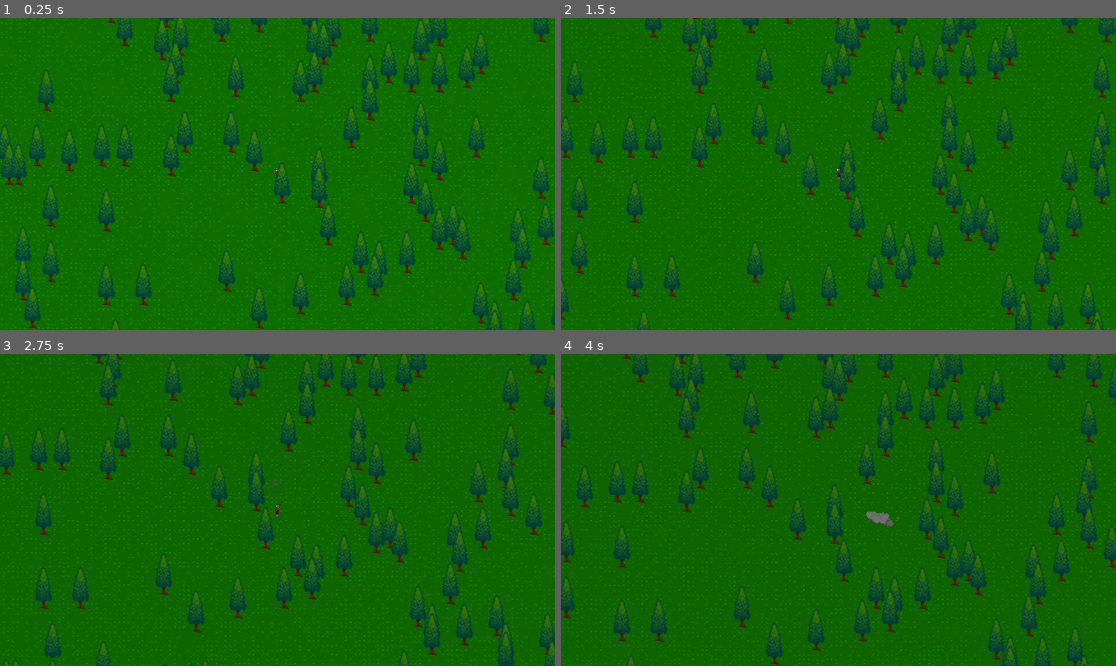
Above: before the commit, frames 1-4 (two rows, left to right).
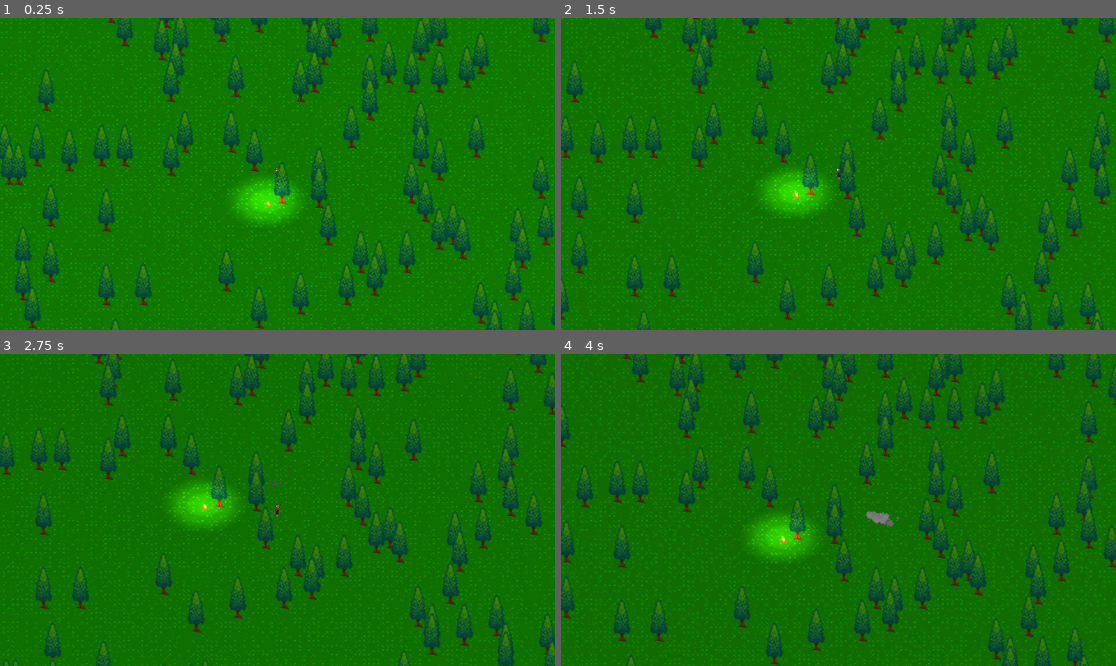
Above: after the commit, the same moments.

Repository: Mesiow/Amnesia
Game: Godot game, scene res://World/Scenes/World.tscn
The game is run twice, just before and just after one commit, with the same random seed, the same clock (stepped at 60 frames per second) and the same inputs. Sound files missing from this copy of the repository are replaced by a short silence.
Inputs (mouse positions are in pixels of both pictures, inside the frame that each line leads up to):
- Up to frame 1 (0.25 s): no input
- Up to frame 2 (1.5 s): tap Enter at 0.5 s; move the mouse to (960, 158) at 0.52 s; press the mouse at (960, 158) at 0.53 s; hold D (right) 0.53-1.28 s; move the mouse to (727, 189) at 1.27 s; release the mouse at (727, 189) at 1.28 s; hold S (down) from 1.28 s (still down); click (727, 189) at 1.35 s
- Up to frame 3 (2.75 s): move the mouse to (333, 441) at 2.02 s; release S (down) at 2.03 s; press the mouse at (333, 441) at 2.03 s; hold D (right) from 2.03 s (still down)
- Up to frame 4 (4 s): move the mouse to (810, 572) at 2.77 s; release D (right) at 2.78 s; release the mouse at (810, 572) at 2.78 s; hold W (up) 2.78-3.53 s; click (810, 572) at 2.85 s; move the mouse to (1005, 556) at 3.52 s; press the mouse at (1005, 556) at 3.53 s; hold A (left) from 3.53 s (still down)

The runs differ from the first frame. In frame 1, 1.7% of the frame differs, in the area x 41-55%, y 50-68%; in frame 2, 1.6%; in frame 3, 1.6%; in frame 4, 1.6%.

Commit message:
added simple firepit

Diff:
--- a/Environment/Scenes/DayNightCycle.tscn
+++ b/Environment/Scenes/DayNightCycle.tscn
@@ -22,11 +22,13 @@
 script = ExtResource( 1 )
 
 [node name="CanvasLayer" type="CanvasLayer" parent="."]
+layer = 0
 
 [node name="ColorRect" type="ColorRect" parent="CanvasLayer"]
 margin_right = 1920.0
 margin_bottom = 1080.0
-color = Color( 0.0705882, 0.0705882, 0.0705882, 0.72549 )
+color = Color( 0.785156, 0.779022, 0.779022, 0 )
 
 [node name="Cycle" type="AnimationPlayer" parent="CanvasLayer"]
 anims/NightTransition = SubResource( 1 )
+[connection signal="animation_finished" from="CanvasLayer/Cycle" to="." method="_on_Cycle_animation_finished"]
--- /dev/null
+++ b/Environment/Scenes/Firepit.tscn
@@ -0,0 +1,34 @@
+[gd_scene load_steps=4 format=2]
+
+[ext_resource path="res://Environment/Sprites/firepit.png" type="Texture" id=1]
+[ext_resource path="res://Environment/Scenes/torch.tscn" type="PackedScene" id=2]
+[ext_resource path="res://Environment/Sprites/light.png" type="Texture" id=3]
+
+[node name="Firepit" type="Node2D"]
+z_index = 1
+__meta__ = {
+"_edit_group_": true
+}
+
+[node name="Sprite" type="Sprite" parent="."]
+texture = ExtResource( 1 )
+
+[node name="torch" parent="." instance=ExtResource( 2 )]
+editor/display_folded = true
+position = Vector2( -0.14989, 7.79429 )
+scale = Vector2( 3, 3 )
+
+[node name="Particles2D3" parent="torch" index="0"]
+amount = 30
+
+[node name="Particles2D2" parent="torch" index="3"]
+amount = 20
+
+[node name="Light" type="Light2D" parent="."]
+scale = Vector2( 0.3, 0.2 )
+texture = ExtResource( 3 )
+color = Color( 0.941176, 0.392157, 0.0627451, 1 )
+energy = 1.5
+shadow_enabled = true
+
+[editable path="torch"]
--- /dev/null
+++ b/Environment/Scenes/torch.tscn
@@ -0,0 +1,151 @@
+[gd_scene load_steps=21 format=2]
+
+[sub_resource type="CanvasItemMaterial" id=1]
+blend_mode = 1
+
+[sub_resource type="Gradient" id=2]
+offsets = PoolRealArray( 0, 0.183432, 0.550296, 0.810651, 0.816568, 1 )
+colors = PoolColorArray( 0.105469, 0.0997009, 0.0997009, 0.0773333, 0.119291, 0.112435, 0.112435, 0.447529, 0.128815, 0.121209, 0.121209, 0.585647, 0.146635, 0.137626, 0.137626, 0.651961, 0.144205, 0.135387, 0.135387, 0.475137, 0.15625, 0.146484, 0.146484, 0.0276078 )
+
+[sub_resource type="GradientTexture" id=3]
+gradient = SubResource( 2 )
+
+[sub_resource type="Curve" id=4]
+min_value = -1.0
+_data = [ Vector2( 0, 1 ), 0.0, 0.0, 0, 0, Vector2( 1, 0.150391 ), 0.0, 0.0, 0, 0 ]
+
+[sub_resource type="CurveTexture" id=5]
+curve = SubResource( 4 )
+
+[sub_resource type="Curve" id=6]
+_data = [ Vector2( 0, 0.897461 ), 0.0, -1.58708, 0, 0, Vector2( 1, 0.5 ), 0.0, 0.0, 0, 0 ]
+
+[sub_resource type="CurveTexture" id=7]
+curve = SubResource( 6 )
+
+[sub_resource type="ParticlesMaterial" id=8]
+emission_shape = 1
+emission_sphere_radius = 1.15
+flag_disable_z = true
+spread = 180.0
+gravity = Vector3( 0, -30, 0 )
+angular_velocity = 0.0
+orbit_velocity = 0.2
+orbit_velocity_random = 1.0
+orbit_velocity_curve = SubResource( 5 )
+scale = 1.53
+scale_random = 0.71
+scale_curve = SubResource( 7 )
+color_ramp = SubResource( 3 )
+
+[sub_resource type="Gradient" id=9]
+offsets = PoolRealArray( 0, 0.130178, 0.426035, 0.710059, 0.846154, 1 )
+colors = PoolColorArray( 1, 0.817352, 0.332031, 0.707176, 0.902344, 0.296853, 0.0599213, 1, 0.914063, 0.159225, 0.0357056, 1, 0.953125, 0.193836, 0.0186157, 0.801137, 1, 0.11026, 0.0429688, 0.580118, 0.164063, 0.0681374, 0.0608826, 0.232039 )
+
+[sub_resource type="GradientTexture" id=10]
+gradient = SubResource( 9 )
+
+[sub_resource type="ParticlesMaterial" id=11]
+emission_shape = 1
+emission_sphere_radius = 1.15
+flag_disable_z = true
+spread = 180.0
+gravity = Vector3( 0, -30, 0 )
+angular_velocity = 0.0
+orbit_velocity = 0.42
+orbit_velocity_random = 1.0
+orbit_velocity_curve = SubResource( 5 )
+scale = 0.93
+scale_random = 0.3
+scale_curve = SubResource( 7 )
+color_ramp = SubResource( 10 )
+
+[sub_resource type="Environment" id=12]
+background_mode = 4
+ambient_light_energy = 0.0
+glow_enabled = true
+glow_levels/1 = true
+glow_levels/3 = false
+glow_levels/5 = false
+glow_intensity = 0.5
+glow_strength = 0.67
+glow_bloom = 0.09
+glow_blend_mode = 0
+
+[sub_resource type="CanvasItemMaterial" id=13]
+blend_mode = 1
+
+[sub_resource type="Gradient" id=14]
+offsets = PoolRealArray( 0, 0.236686, 0.485207, 0.656805, 0.786982, 1 )
+colors = PoolColorArray( 1, 0.817352, 0.332031, 0.287294, 0.960938, 0.523695, 0.172668, 0.762431, 0.902344, 0.296853, 0.0599213, 1, 0.816406, 0.155667, 0.00318909, 0.878431, 0.855469, 0.117951, 0.02005, 0.762431, 0.164063, 0.0681374, 0.0608826, 0.232039 )
+
+[sub_resource type="GradientTexture" id=15]
+gradient = SubResource( 14 )
+
+[sub_resource type="Curve" id=16]
+min_value = -2.0
+max_value = 2.0
+_data = [ Vector2( 0, 0 ), 0.0, 0.0, 0, 0, Vector2( 0.26421, 1.58984 ), 0.0, 0.0, 0, 0, Vector2( 0.682034, -0.601563 ), 0.0, 0.0, 0, 0, Vector2( 0.99357, 0.0859375 ), 0.0, 0.0, 0, 0 ]
+
+[sub_resource type="CurveTexture" id=17]
+curve = SubResource( 16 )
+
+[sub_resource type="Gradient" id=18]
+colors = PoolColorArray( 0.894531, 0.894531, 0.894531, 1, 1, 0.915436, 0.363281, 1 )
+
+[sub_resource type="GradientTexture" id=19]
+gradient = SubResource( 18 )
+
+[sub_resource type="ParticlesMaterial" id=20]
+trail_color_modifier = SubResource( 19 )
+emission_shape = 1
+emission_sphere_radius = 1.5
+flag_disable_z = true
+spread = 180.0
+gravity = Vector3( 0, -30, 0 )
+angular_velocity = 0.0
+orbit_velocity = 0.2
+orbit_velocity_random = 1.0
+orbit_velocity_curve = SubResource( 17 )
+scale = 0.15
+scale_random = 0.3
+color_ramp = SubResource( 15 )
+
+[node name="torch" type="Node2D"]
+scale = Vector2( 2, 2 )
+
+[node name="Particles2D3" type="Particles2D" parent="."]
+material = SubResource( 1 )
+position = Vector2( -1, -2 )
+amount = 20
+lifetime = 0.8
+speed_scale = 0.7
+process_material = SubResource( 8 )
+__meta__ = {
+"_edit_lock_": true
+}
+
+[node name="Particles2D" type="Particles2D" parent="."]
+material = SubResource( 1 )
+amount = 40
+lifetime = 0.6
+speed_scale = 0.9
+process_material = SubResource( 11 )
+__meta__ = {
+"_edit_lock_": true
+}
+
+[node name="WorldEnvironment" type="WorldEnvironment" parent="."]
+environment = SubResource( 12 )
+
+[node name="Particles2D2" type="Particles2D" parent="."]
+material = SubResource( 13 )
+position = Vector2( 0, -1 )
+z_index = -1
+amount = 12
+lifetime = 0.85
+speed_scale = 0.7
+process_material = SubResource( 20 )
+__meta__ = {
+"_edit_lock_": true
+}
--- a/Environment/Scripts/DayNightCycle.gd
+++ b/Environment/Scripts/DayNightCycle.gd
@@ -1,19 +1,36 @@
 extends Node2D
 
 const dayMaxTime = 1000 #1 minute
-const nightMaxTime = 1 #1 minute
+const nightMaxTime = 1000 #1 minute
 
 onready var cycle=$CanvasLayer/Cycle
+onready var firepitLight =get_parent().get_node("Firepit").get_node("Light")
 
-var played = false
+var night = true
+var day = false
 
 func _ready():
 	set_process(true)
+
+	cycle.play("NightTransition")
+	night = true
 	pass
 
 func _process(delta):
-	if OS.get_ticks_msec() >= dayMaxTime:
-		if !played:
-			cycle.play("NightTransition")
-			played = true
+	if cycle.is_playing() and night:
+		firepitLight.energy += 0.0001
+	elif cycle.is_playing() and day:
+		firepitLight.energy -= 0.001
 	pass
+
+func startDay():
+	cycle.play_backwards("NightTransition")
+	day = true
+	night = false
+	pass
+
+func _on_Cycle_animation_finished(anim_name):
+	if anim_name == "NightTransition":
+		yield(get_tree().create_timer(3), "timeout") #wait 1 minute till day
+		startDay()
+	pass
--- a/World/Scenes/World.tscn
+++ b/World/Scenes/World.tscn
@@ -1,9 +1,10 @@
-[gd_scene load_steps=5 format=2]
+[gd_scene load_steps=6 format=2]
 
 [ext_resource path="res://World/Scripts/World.gd" type="Script" id=1]
 [ext_resource path="res://Player/Scenes/Player.tscn" type="PackedScene" id=2]
 [ext_resource path="res://Environment/Scenes/GeneratedMap.tscn" type="PackedScene" id=3]
 [ext_resource path="res://Environment/Scenes/DayNightCycle.tscn" type="PackedScene" id=4]
+[ext_resource path="res://Environment/Scenes/Firepit.tscn" type="PackedScene" id=5]
 
 [node name="World" type="Node"]
 script = ExtResource( 1 )
@@ -15,3 +16,6 @@
 [node name="GeneratedMap" parent="." instance=ExtResource( 3 )]
 
 [node name="DayNightCycle" parent="." instance=ExtResource( 4 )]
+
+[node name="Firepit" parent="." instance=ExtResource( 5 )]
+position = Vector2( 512, 544 )
--- a/project.godot
+++ b/project.godot
@@ -61,5 +61,5 @@
 [rendering]
 
 quality/2d/use_pixel_snap=true
-environment/default_clear_color=Color( 0.00392157, 0.172549, 0, 1 )
+environment/default_clear_color=Color( 0.321569, 0.321569, 0.321569, 1 )
 environment/default_environment="res://default_env.tres"
Binary file added: Environment/Sprites/firepit.png
Not shown, added: Environment/Sprites/firepit.png.import
Binary file added: Environment/Sprites/imageedit_12_3256254229.png
Not shown, added: Environment/Sprites/imageedit_12_3256254229.png.import
Binary file added: Environment/Sprites/imageedit_15_5988675687.png
Not shown, added: Environment/Sprites/imageedit_15_5988675687.png.import
Binary file added: Environment/Sprites/light.png
Not shown, added: Environment/Sprites/light.png.import
Binary file added: Environment/Sprites/light2.png
Not shown, added: Environment/Sprites/light2.png.import
Binary file added: Environment/Sprites/yZS3G.png
Not shown, added: Environment/Sprites/yZS3G.png.import
(and 2 more such lines)
